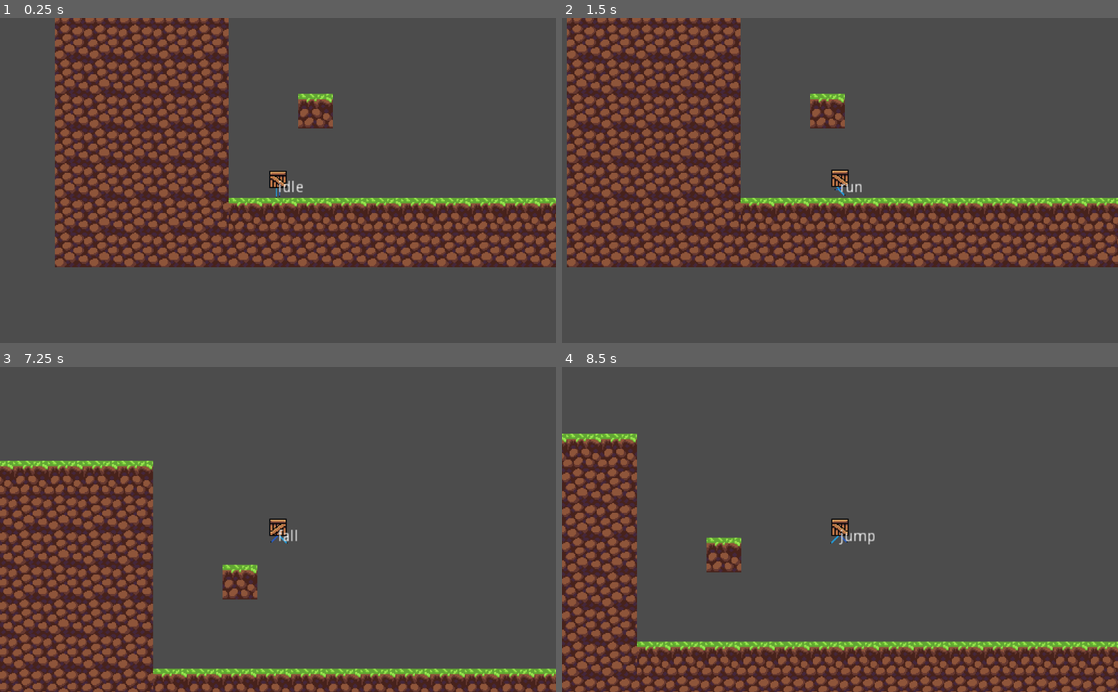
Above: before the commit, frames 1-4 (two rows, left to right).
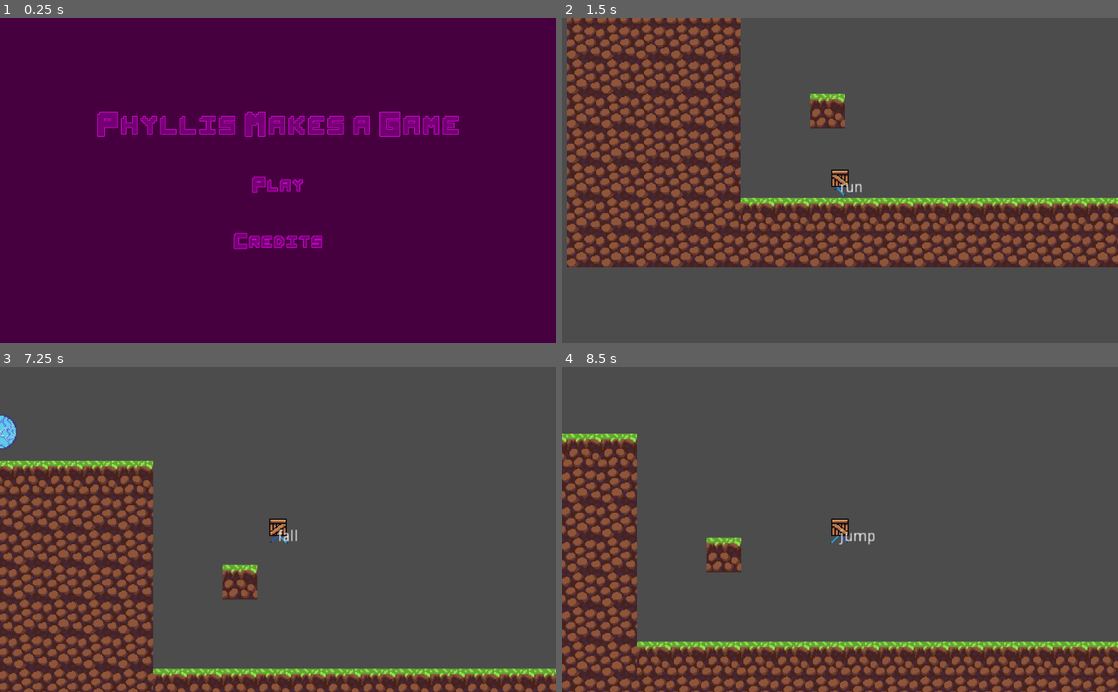
Above: after the commit, the same moments.

Repository: SuddenlyNothing/Escape
Game: Godot game, scene res://UI/MainMenu.tscn
The game is run twice, just before and just after one commit, with the same random seed, the same clock (stepped at 60 frames per second) and the same inputs. Before the commit the project starts from res://GameScenes/TestScene.tscn.
Inputs (mouse positions are in pixels of both pictures, inside the frame that each line leads up to):
- Up to frame 1 (0.25 s): no input
- Up to frame 2 (1.5 s): click (840, 183) at 0.5 s, where only the run after the commit has a clickable "Play"; tap Enter at 1.25 s; hold D (move_right) from 1.28 s (still down)
- Up to frame 3 (7.25 s): tap Space (jump) at 1.52, 2.27, 2.75, 3.77, 4.52, 5.27, 6.77 s; release D (move_right) at 2.78 s; hold A (move_left) 2.78-3.53 s; hold D (move_right) 3.53-5.03 s; tap Enter at 5 s; hold A (move_left) 5.03-5.78 s; hold D (move_right) 5.78-6.53 s; hold A (move_left) from 6.53 s (still down)
- Up to frame 4 (8.5 s): tap Space (jump) at 7.52, 8.27 s; release A (move_left) at 8.03 s; hold D (move_right) from 8.03 s (still down)

The runs differ from the first frame. In frame 1, 100% of the frame differs, in the area x 0-100%, y 0-100%; in frame 2, nothing differs; in frame 3, 0.3%; in frame 4, nothing differs.

Commit message:
Finish UI

Diff:
--- a/PlatformerGodot/GameScenes/TestScene.tscn
+++ b/PlatformerGodot/GameScenes/TestScene.tscn
@@ -1,7 +1,8 @@
-[gd_scene load_steps=3 format=2]
+[gd_scene load_steps=4 format=2]
 
 [ext_resource path="res://Terrain/TileMap.tscn" type="PackedScene" id=1]
 [ext_resource path="res://Characters/Player/Player.tscn" type="PackedScene" id=2]
+[ext_resource path="res://Objects/Portal.tscn" type="PackedScene" id=3]
 
 [node name="TestScene" type="Node2D"]
 
@@ -10,3 +11,7 @@
 
 [node name="Player" parent="." instance=ExtResource( 2 )]
 position = Vector2( 45.6153, -58.9278 )
+
+[node name="Portal" parent="." instance=ExtResource( 3 )]
+position = Vector2( -141.628, -250.46 )
+next_scene = "res://UI/Credits.tscn"
--- /dev/null
+++ b/PlatformerGodot/UI/Credits.gd
@@ -0,0 +1,6 @@
+extends Control
+
+export(String, FILE, "*.tscn") var menu
+
+func _on_Menu_pressed():
+	Global.goto_scene(menu)
--- a/PlatformerGodot/UI/Credits.tscn
+++ b/PlatformerGodot/UI/Credits.tscn
@@ -1,6 +1,9 @@
-[gd_scene load_steps=3 format=2]
+[gd_scene load_steps=6 format=2]
 
 [ext_resource path="res://Assets/Fonts/Glassibox.ttf" type="DynamicFontData" id=1]
+[ext_resource path="res://UI/FadeIn.tscn" type="PackedScene" id=2]
+[ext_resource path="res://Assets/Fonts/Buttons.tres" type="DynamicFont" id=3]
+[ext_resource path="res://UI/Credits.gd" type="Script" id=4]
 
 [sub_resource type="DynamicFont" id=1]
 size = 64
@@ -11,9 +14,11 @@
 [node name="Credits" type="Control"]
 anchor_right = 1.0
 anchor_bottom = 1.0
+script = ExtResource( 4 )
 __meta__ = {
 "_edit_use_anchors_": false
 }
+menu = "res://UI/MainMenu.tscn"
 
 [node name="ColorRect" type="ColorRect" parent="."]
 anchor_right = 1.0
@@ -26,15 +31,16 @@
 [node name="VBoxContainer" type="VBoxContainer" parent="."]
 anchor_right = 1.0
 anchor_bottom = 1.0
+custom_constants/separation = 50
 alignment = 1
 __meta__ = {
 "_edit_use_anchors_": false
 }
 
 [node name="Label" type="Label" parent="VBoxContainer"]
-margin_top = 207.0
+margin_top = 160.0
 margin_right = 1024.0
-margin_bottom = 393.0
+margin_bottom = 346.0
 custom_fonts/font = SubResource( 1 )
 custom_colors/font_color = Color( 0.45098, 0, 0.447059, 1 )
 custom_colors/font_outline_modulate = Color( 0.988235, 0, 1, 1 )
@@ -46,3 +52,31 @@
 __meta__ = {
 "_editor_description_": ""
 }
+
+[node name="CenterContainer" type="CenterContainer" parent="VBoxContainer"]
+margin_top = 396.0
+margin_right = 1024.0
+margin_bottom = 440.0
+
+[node name="Menu" type="Button" parent="VBoxContainer/CenterContainer"]
+margin_left = 457.0
+margin_right = 566.0
+margin_bottom = 44.0
+focus_mode = 0
+size_flags_horizontal = 2
+size_flags_vertical = 2
+custom_fonts/font = ExtResource( 3 )
+custom_colors/font_color = Color( 0.45098, 0, 0.447059, 1 )
+custom_colors/font_color_hover = Color( 1, 1, 1, 1 )
+custom_colors/font_color_pressed = Color( 0.392157, 0.392157, 0.392157, 1 )
+enabled_focus_mode = 0
+text = "Menu"
+flat = true
+__meta__ = {
+"_edit_use_anchors_": false,
+"_editor_description_": ""
+}
+
+[node name="FadeIn" parent="." instance=ExtResource( 2 )]
+
+[connection signal="pressed" from="VBoxContainer/CenterContainer/Menu" to="." method="_on_Menu_pressed"]
--- a/PlatformerGodot/UI/FadeIn.gd
+++ b/PlatformerGodot/UI/FadeIn.gd
@@ -4,5 +4,6 @@
 onready var c_r := $ColorRect
 
 func _ready():
-	t.interpolate_property(c_r, "self_modulate:a", 1, 0, 0.5)
+	show()
+	t.interpolate_property(c_r, "self_modulate:a", 1, 0, 0.2)
 	t.start()
--- a/PlatformerGodot/UI/FadeIn.tscn
+++ b/PlatformerGodot/UI/FadeIn.tscn
@@ -3,8 +3,10 @@
 [ext_resource path="res://UI/FadeIn.gd" type="Script" id=1]
 
 [node name="FadeIn" type="Control"]
+visible = false
 anchor_right = 1.0
 anchor_bottom = 1.0
+mouse_filter = 2
 script = ExtResource( 1 )
 __meta__ = {
 "_edit_use_anchors_": false
@@ -13,6 +15,7 @@
 [node name="ColorRect" type="ColorRect" parent="."]
 anchor_right = 1.0
 anchor_bottom = 1.0
+mouse_filter = 2
 color = Color( 0, 0, 0, 1 )
 
 [node name="Tween" type="Tween" parent="."]
--- a/PlatformerGodot/UI/MainMenu.gd
+++ b/PlatformerGodot/UI/MainMenu.gd
@@ -1,9 +1,11 @@
 extends Control
 
 export(String, FILE, "*.tscn") var play
-export(String, FILE, "*.tscsn") var credits
+export(String, FILE, "*.tscn") var credits
 
 func _on_Play_pressed():
+	if play == "":
+		return
 	Global.goto_scene(play)
 
 func _on_Credits_pressed():
--- a/PlatformerGodot/UI/MainMenu.tscn
+++ b/PlatformerGodot/UI/MainMenu.tscn
@@ -1,8 +1,9 @@
-[gd_scene load_steps=4 format=2]
+[gd_scene load_steps=5 format=2]
 
 [ext_resource path="res://Assets/Fonts/Title.tres" type="DynamicFont" id=1]
 [ext_resource path="res://Assets/Fonts/Buttons.tres" type="DynamicFont" id=2]
 [ext_resource path="res://UI/MainMenu.gd" type="Script" id=3]
+[ext_resource path="res://UI/FadeIn.tscn" type="PackedScene" id=4]
 
 [node name="MainMenu" type="Control"]
 anchor_right = 1.0
@@ -11,6 +12,8 @@
 __meta__ = {
 "_edit_use_anchors_": false
 }
+play = "res://GameScenes/TestScene.tscn"
+credits = "res://UI/Credits.tscn"
 
 [node name="ColorRect" type="ColorRect" parent="."]
 anchor_right = 1.0
@@ -58,7 +61,7 @@
 custom_fonts/font = ExtResource( 2 )
 custom_colors/font_color = Color( 0.45098, 0, 0.447059, 1 )
 custom_colors/font_color_hover = Color( 1, 1, 1, 1 )
-custom_colors/font_color_pressed = Color( 0, 0, 0, 1 )
+custom_colors/font_color_pressed = Color( 0.392157, 0.392157, 0.392157, 1 )
 enabled_focus_mode = 0
 text = "Play"
 flat = true
@@ -78,9 +81,11 @@
 custom_fonts/font = ExtResource( 2 )
 custom_colors/font_color = Color( 0.45098, 0, 0.447059, 1 )
 custom_colors/font_color_hover = Color( 1, 1, 1, 1 )
-custom_colors/font_color_pressed = Color( 0, 0, 0, 1 )
+custom_colors/font_color_pressed = Color( 0.392157, 0.392157, 0.392157, 1 )
 text = "Credits"
 flat = true
 
+[node name="FadeIn" parent="." instance=ExtResource( 4 )]
+
 [connection signal="pressed" from="VBoxContainer/CenterContainer/Play" to="." method="_on_Play_pressed"]
 [connection signal="pressed" from="VBoxContainer/CenterContainer2/Credits" to="." method="_on_Credits_pressed"]
--- a/PlatformerGodot/project.godot
+++ b/PlatformerGodot/project.godot
@@ -21,7 +21,7 @@
 [application]
 
 config/name="PlatformerGodot"
-run/main_scene="res://GameScenes/TestScene.tscn"
+run/main_scene="res://UI/MainMenu.tscn"
 config/icon="res://Assets/Tiles/grass.png"
 
 [autoload]
